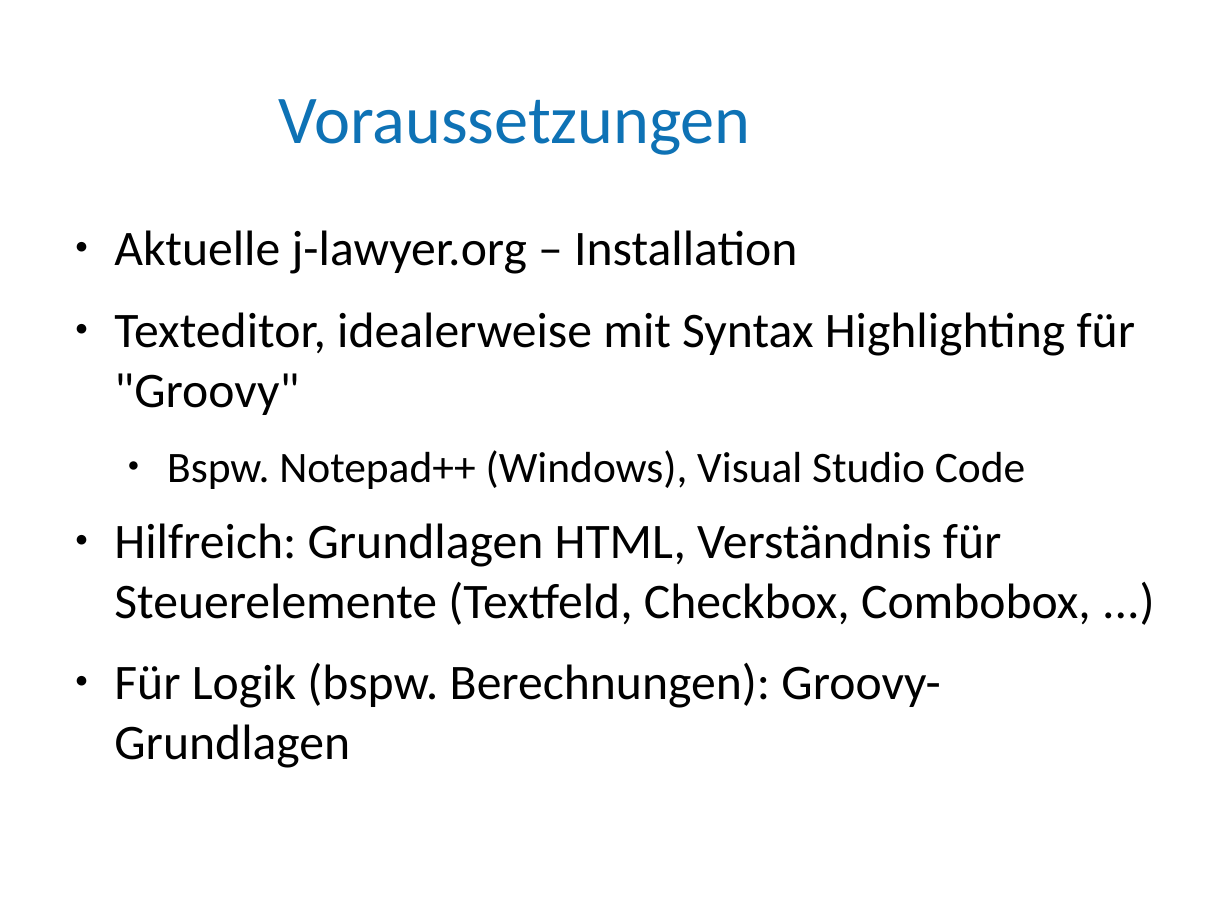
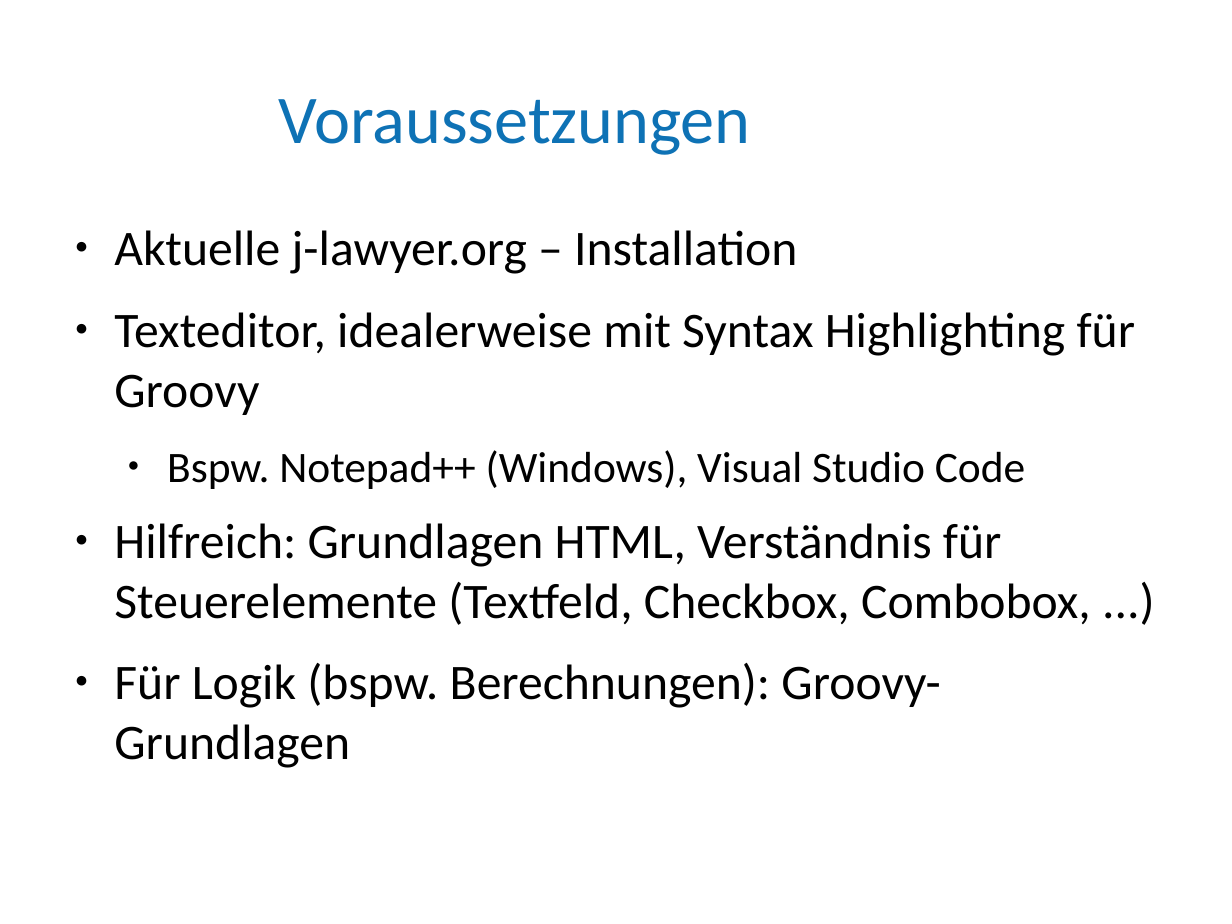
Before and after one commit to jlawyerorg/j-lawyer-documentation, a slide deck: slide 5 of src/j-lawyer-Falldatenblaetter-HowTo.odp. Drawn at 1232x924 pixels with LibreOffice and Linux fonts; fonts in the diff are those of the drawing; background and template pictures are left out. Boxes give left, top, right and bottom in pixels: in the first picture for what was removed or moved away, otherwise in the second. Text is boxed around its words. In the diff, an @@ line names an element or a change of style, - is before the commit and + after.

```diff
--- a/src/j-lawyer-Falldatenblaetter-HowTo.odp
+++ b/src/j-lawyer-Falldatenblaetter-HowTo.odp
@@ text at (114, 312, 1136, 415): text changed @@
-● Texteditor, idealerweise mit Syntax Highlighting für "Groovy"
+● Texteditor, idealerweise mit Syntax Highlighting für Groovy
```
Also in this commit, not shown: 3 other slides changed, 4 slides added, 1 slide removed.
